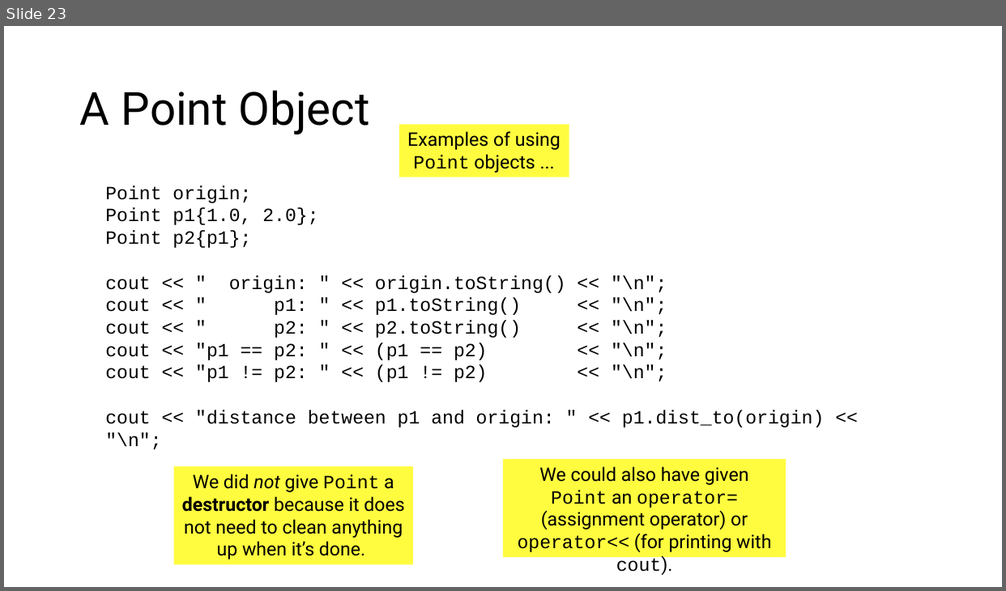
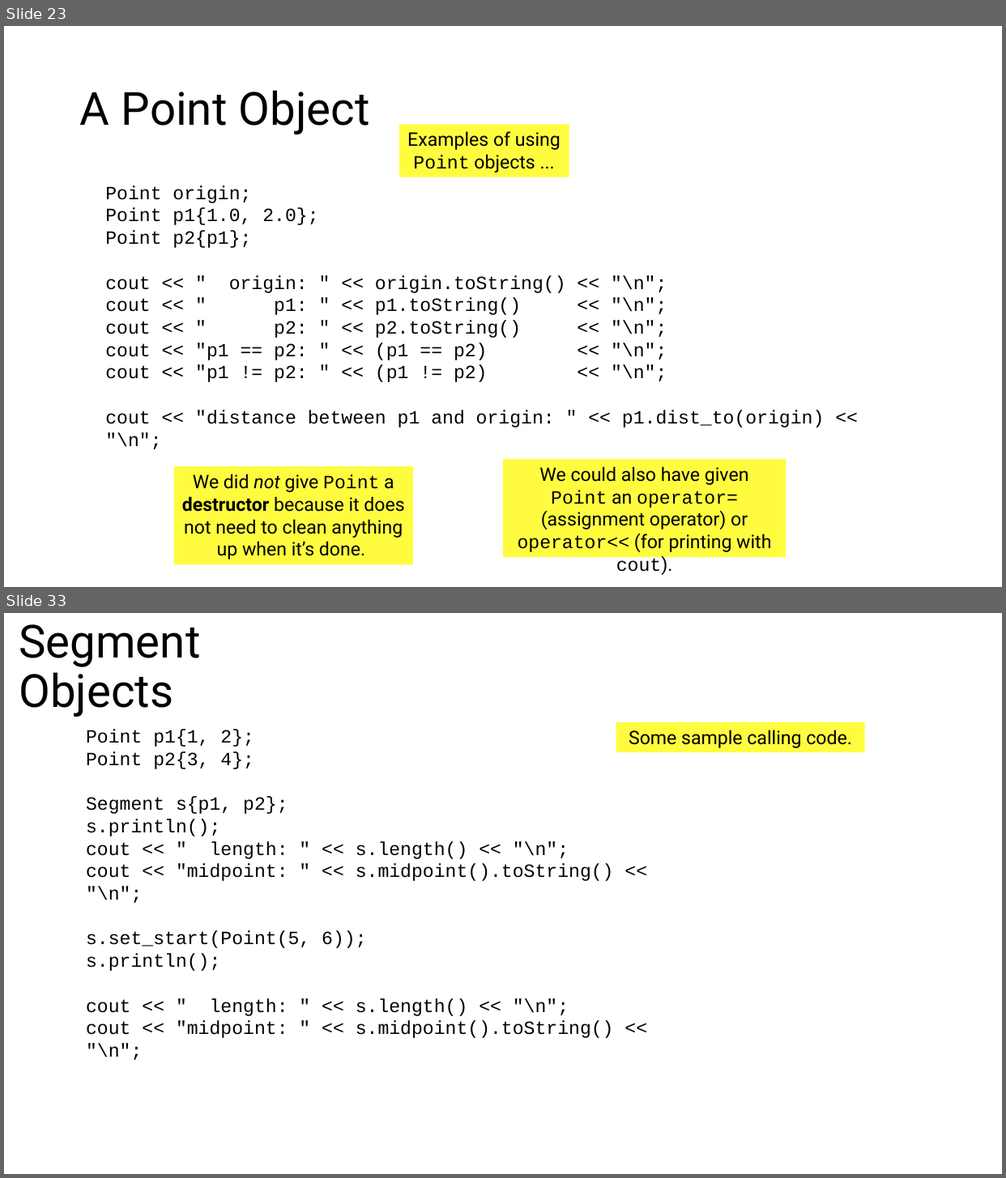
Before and after one commit to tjd1234/cmpt125spring2026, a slide deck: notes/week5/week5.pptx. Shown one above the other, each under a label of ours: slide 23 before the commit, slides 23 and 33 after it; the slides between them are not shown. The pictures are 1006x591 and 1006x1178 pixels, drawn with LibreOffice and Linux fonts; fonts in the diff are those of the drawing. Boxes give left, top, right and bottom in pixels: in the first picture for what was removed or moved away, otherwise in the second. Text is boxed around its words. In the diff, an @@ line names an element or a change of style, - is before the commit and + after.

```diff
--- a/notes/week5/week5.pptx
+++ b/notes/week5/week5.pptx
@@ slide 33 added at box(4, 613, 1002, 1174), background #FFFFFF @@
@@ title added at box(19, 624, 200, 717), 44 pt, text #000000 @@
+Segment Objects
@@ text added at box(86, 729, 614, 1060), 18 pt, text #000000 @@
+Point p1{1, 2};
+Point p2{3, 4};
+Segment s{p1, p2};
+s.println();
+cout << " length: " << s.length() << "\n";
+cout << "midpoint: " << s.midpoint().toString() << "\n";
+s.set_start(Point(5, 6));
+s.println();
+cout << " length: " << s.length() << "\n";
+cout << "midpoint: " << s.midpoint().toString() << "\n";
@@ rectangle added at box(616, 722, 865, 752), fill #FFFC00 at 75% opacity, 18 pt, text #000000 @@
+Some sample calling code.
```
Also in this commit, not shown: 11 other slides added, 12 other files.
